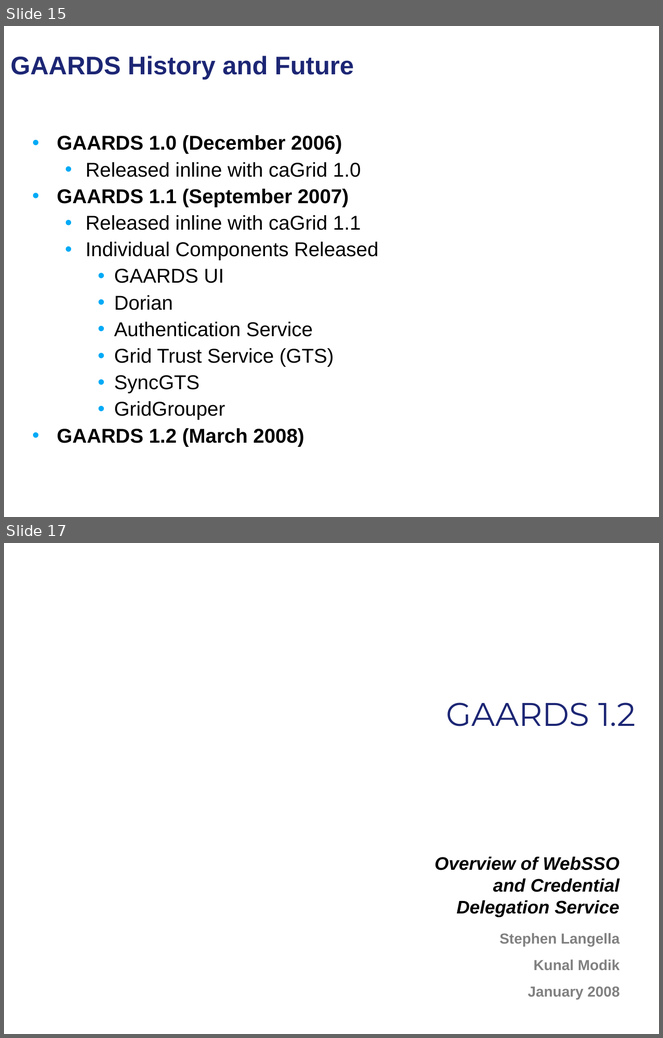
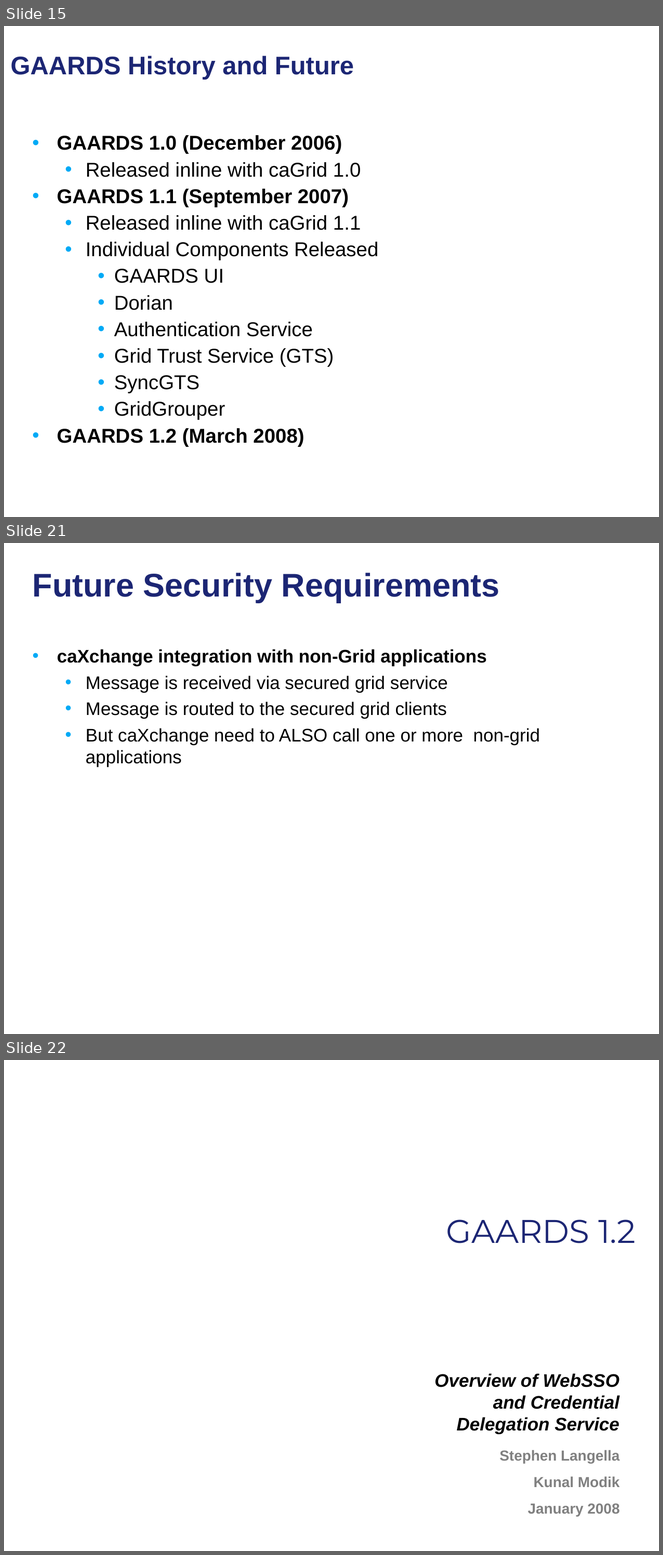
Before and after one commit to NCIP/cagrid-portal, a slide deck: cagrid-1-0/Documentation/presentations/security/gaards-arch-vcde-f2f-january-2008.ppt. Shown one above the other, each under a label of ours: slides 15 and 17 before the commit, slides 15, 21 and 22 after it; the slides between them are not shown. The pictures are 663x1038 and 663x1555 pixels, drawn with LibreOffice and Linux fonts; fonts in the diff are those of the drawing; background and template pictures are left out. Boxes give left, top, right and bottom in pixels: in the first picture for what was removed or moved away, otherwise in the second. Text is boxed around its words. In the diff, an @@ line names an element or a change of style, - is before the commit and + after.

```diff
--- a/cagrid-1-0/Documentation/presentations/security/gaards-arch-vcde-f2f-january-2008.ppt
+++ b/cagrid-1-0/Documentation/presentations/security/gaards-arch-vcde-f2f-january-2008.ppt
@@ slide 21 added at (x1=4, y1=543, x2=659, y2=1034), background picture (left out) @@
@@ title added at (x1=33, y1=573, x2=500, y2=603), 36 pt, text #1C2674, bold @@
+Future Security Requirements
@@ text added at (x1=57, y1=649, x2=540, y2=767), 20 pt, text #000000 @@
+• caXchange integration with non-Grid applications
+  • Message is received via secured grid service
+  • Message is routed to the secured grid clients
+  • But caXchange need to ALSO call one or more non-grid applications
@@ what was slide 17 is now slide 22 @@
```
Also in this commit, not shown: 5 other slides added, 1 slide removed.
